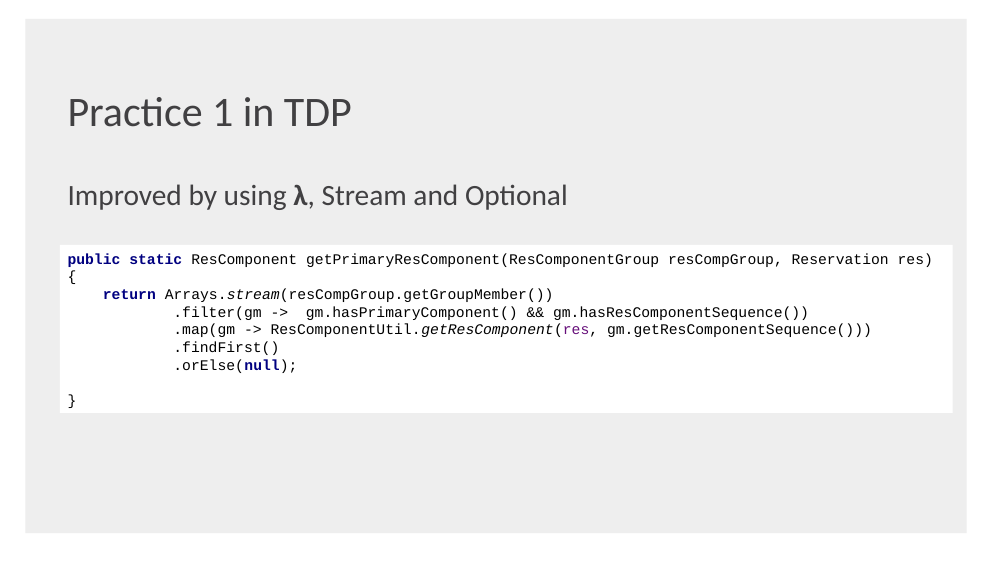
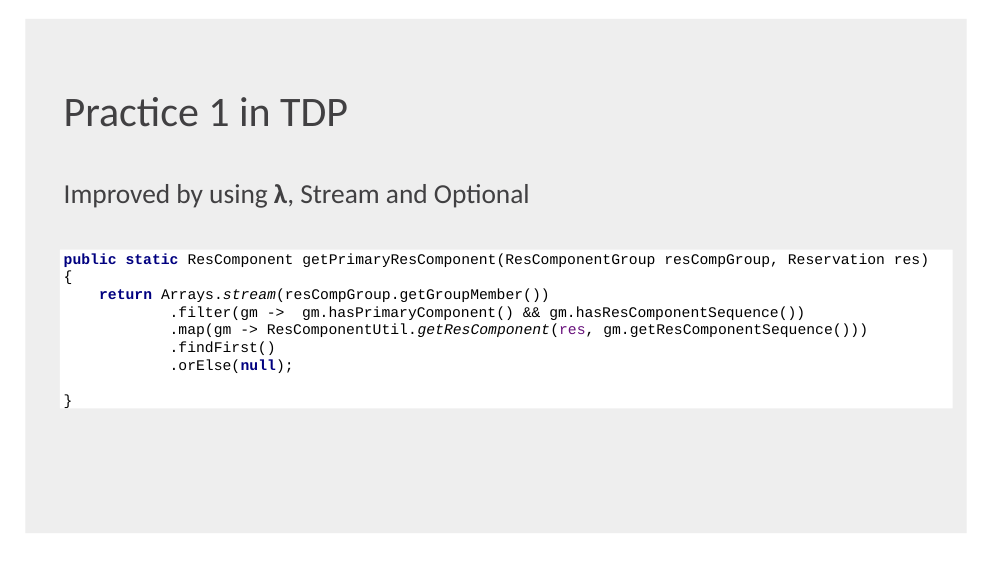
Before and after one commit to shaojie-xu-kp/Java8_lunch_learn, a slide deck: slide 41 of Java 8 & TDP.pptx (slide 53 before the commit). Drawn at 1008x567 pixels with LibreOffice and Linux fonts; fonts in the diff are those of the drawing; background and template pictures are left out. Boxes give left, top, right and bottom in pixels: in the first picture for what was removed or moved away, otherwise in the second. Text is boxed around its words. In the diff, an @@ line names an element or a change of style, - is before the commit and + after.

```diff
--- a/Java 8 & TDP.pptx
+++ b/Java 8 & TDP.pptx
@@ text "Practice 1 in TDP": place and size @@
-text "Practice 1 in TDP" at bbox=[68, 97, 352, 127]
+text "Practice 1 in TDP" at bbox=[64, 97, 348, 127]
@@ text "Improved by using λ, Stream ..." at bbox=[64, 184, 530, 208]: size 28 to 26 pt; less space between paragraphs @@
@@ rectangle "public static ResComponent getPrimaryResComponent(ResCompone ...": place and size @@
-rectangle "public static ResComponent getPrimaryResComponent(ResCompone ..." at bbox=[60, 245, 953, 413]
+rectangle "public static ResComponent getPrimaryResComponent(ResCompone ..." at bbox=[60, 250, 953, 408]
```
Also in this commit, not shown: 41 other slides changed, 3 slides added, 15 slides removed, 1 other file.
